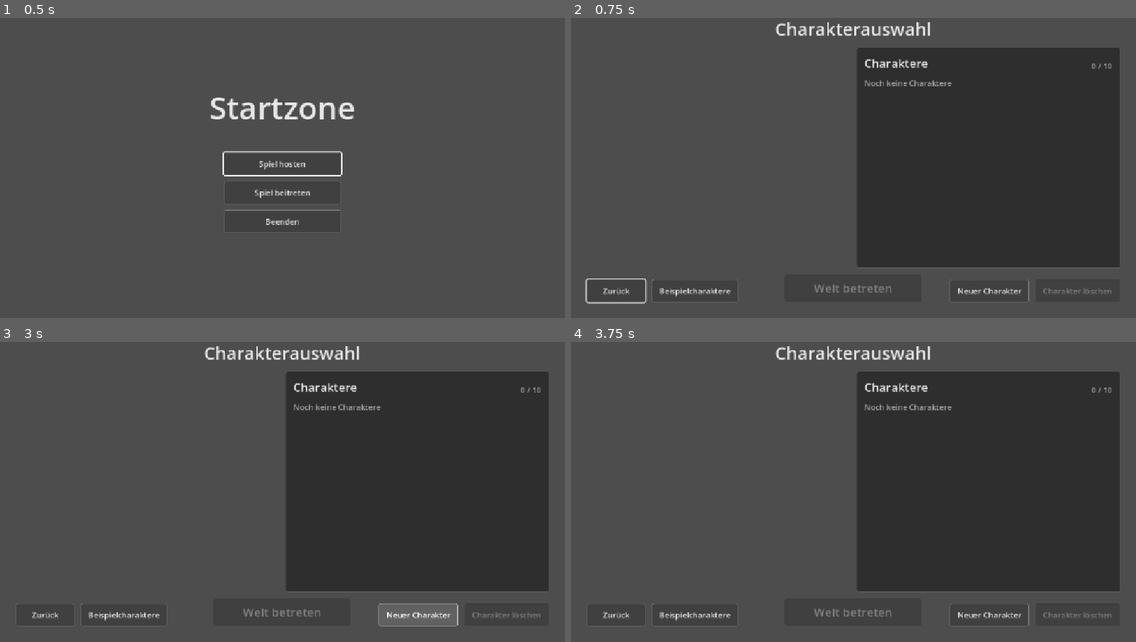
Above: before the commit, frames 1-4 (two rows, left to right).
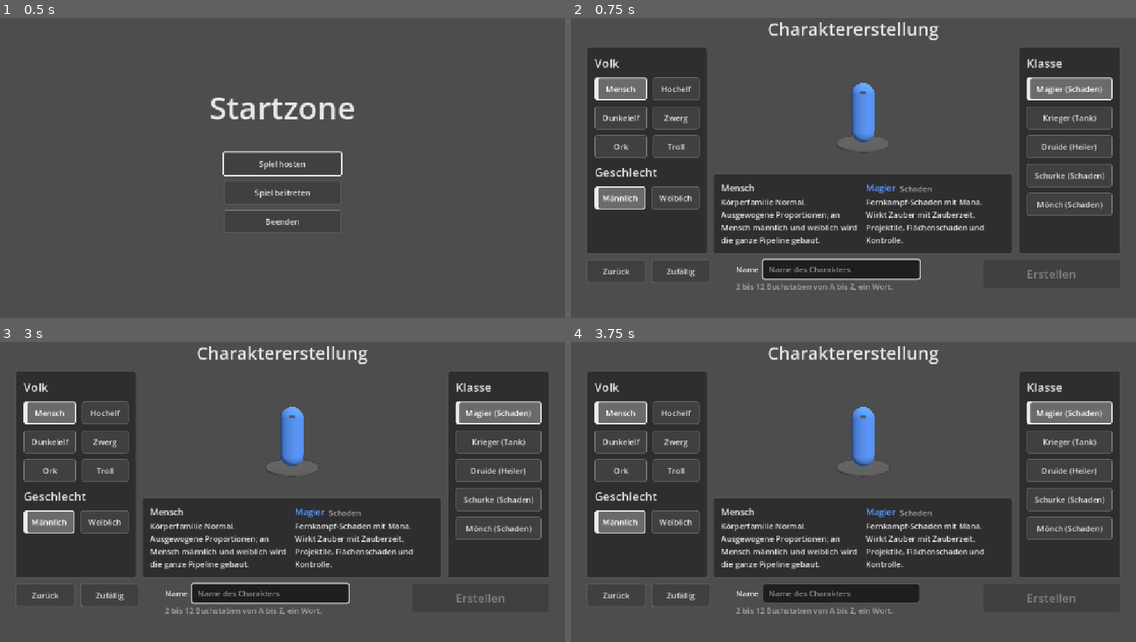
Above: after the commit, the same moments.

Repository: As94tt/WoM
Game: Godot game, scene res://scenes/ui/main_menu.tscn
Two runs of this game, one before a commit and one after it. Both use one fixed random seed, a clock stepped at 60 frames per second and the inputs below.
Inputs (mouse positions are in pixels of both pictures, inside the frame that each line leads up to):
- Up to frame 1 (0.5 s): no input
- Up to frame 2 (0.75 s): click "Spiel beitreten" at 0.5 s
- Up to frame 3 (3 s): click "Zurück" at 1.25 s; click "Spiel beitreten" at 2 s; click (418, 615) at 2.75 s, where only the run before the commit has a clickable "Neuer Charakter"
- Up to frame 4 (3.75 s): click (621, 522) at 3.5 s, where only the run after the commit has a clickable "Männlich"

Frame 1 is identical in both runs. In frame 2, 38% of the frame differs, in the area x 2-98%, y 1-96%; in frame 3, 38%, in the area x 2-98%, y 1-95%; in frame 4, 37%.

Commit message:
Charaktererstellung mit Volk, Geschlecht, Klasse, Name und Weiterleitung aus der Auswahl (#8)
Co-Authored-By: Claude Opus 5.5 <noreply@anthropic.com>

Diff:
--- a/game/assets/ui/theme.tres
+++ b/game/assets/ui/theme.tres
@@ -203,12 +203,23 @@
 default_font_size = 16
 ButtonRow/base_type = &"HBoxContainer"
 ButtonRow/constants/separation = 12
+ChoiceButton/base_type = &"Button"
+ChoiceButton/colors/font_hover_pressed_color = Color(1, 1, 1, 1)
+ChoiceButton/colors/font_pressed_color = Color(1, 1, 1, 1)
+ChoiceButton/styles/hover_pressed = SubResource("StyleBoxFlat_list_entry_selected")
+ChoiceButton/styles/pressed = SubResource("StyleBoxFlat_list_entry_selected")
+ChoiceGrid/base_type = &"GridContainer"
+ChoiceGrid/constants/h_separation = 12
+ChoiceGrid/constants/v_separation = 12
 DialogPanel/base_type = &"PanelContainer"
 DialogPanel/styles/panel = SubResource("StyleBoxFlat_dialog_panel")
 DimOverlay/base_type = &"Panel"
 DimOverlay/styles/panel = SubResource("StyleBoxFlat_dim_overlay")
 EnterWorldButton/base_type = &"Button"
 EnterWorldButton/font_sizes/font_size = 24
+ErrorText/base_type = &"Label"
+ErrorText/colors/font_color = Color(1, 1, 1, 1)
+ErrorText/font_sizes/font_size = 16
 HintText/base_type = &"Label"
 HintText/colors/font_color = Color(0.65, 0.65, 0.65, 1)
 HintText/font_sizes/font_size = 16
--- /dev/null
+++ b/game/scenes/ui/character_creation.tscn
@@ -0,0 +1,226 @@
+[gd_scene format=3]
+
+[ext_resource type="Script" path="res://scripts/ui/character_creation.gd" id="1_creation"]
+[ext_resource type="PackedScene" path="res://scenes/ui/character_preview.tscn" id="2_preview"]
+
+[node name="CharacterCreation" type="Control"]
+layout_mode = 3
+anchors_preset = 15
+anchor_right = 1.0
+anchor_bottom = 1.0
+grow_horizontal = 2
+grow_vertical = 2
+script = ExtResource("1_creation")
+
+[node name="Layout" type="MarginContainer" parent="."]
+layout_mode = 1
+anchors_preset = 15
+anchor_right = 1.0
+anchor_bottom = 1.0
+grow_horizontal = 2
+grow_vertical = 2
+theme_type_variation = &"ScreenMargin"
+
+[node name="Rows" type="VBoxContainer" parent="Layout"]
+layout_mode = 2
+theme_type_variation = &"ButtonList"
+
+[node name="TitleLabel" type="Label" parent="Layout/Rows"]
+layout_mode = 2
+theme_type_variation = &"ScreenTitle"
+text = "Charaktererstellung"
+horizontal_alignment = 1
+
+[node name="Columns" type="HBoxContainer" parent="Layout/Rows"]
+layout_mode = 2
+size_flags_vertical = 3
+theme_type_variation = &"ButtonRow"
+
+[node name="LeftPanel" type="PanelContainer" parent="Layout/Rows/Columns"]
+layout_mode = 2
+
+[node name="LeftRows" type="VBoxContainer" parent="Layout/Rows/Columns/LeftPanel"]
+layout_mode = 2
+theme_type_variation = &"ButtonList"
+
+[node name="RaceTitle" type="Label" parent="Layout/Rows/Columns/LeftPanel/LeftRows"]
+layout_mode = 2
+theme_type_variation = &"WindowTitle"
+text = "Volk"
+
+[node name="RaceGrid" type="GridContainer" parent="Layout/Rows/Columns/LeftPanel/LeftRows"]
+unique_name_in_owner = true
+layout_mode = 2
+theme_type_variation = &"ChoiceGrid"
+columns = 2
+
+[node name="GenderTitle" type="Label" parent="Layout/Rows/Columns/LeftPanel/LeftRows"]
+layout_mode = 2
+theme_type_variation = &"WindowTitle"
+text = "Geschlecht"
+
+[node name="GenderRow" type="HBoxContainer" parent="Layout/Rows/Columns/LeftPanel/LeftRows"]
+layout_mode = 2
+theme_type_variation = &"ButtonRow"
+
+[node name="MaleButton" type="Button" parent="Layout/Rows/Columns/LeftPanel/LeftRows/GenderRow"]
+unique_name_in_owner = true
+layout_mode = 2
+size_flags_horizontal = 3
+theme_type_variation = &"ChoiceButton"
+toggle_mode = true
+action_mode = 0
+text = "Männlich"
+
+[node name="FemaleButton" type="Button" parent="Layout/Rows/Columns/LeftPanel/LeftRows/GenderRow"]
+unique_name_in_owner = true
+layout_mode = 2
+size_flags_horizontal = 3
+theme_type_variation = &"ChoiceButton"
+toggle_mode = true
+action_mode = 0
+text = "Weiblich"
+
+[node name="Center" type="VBoxContainer" parent="Layout/Rows/Columns"]
+layout_mode = 2
+size_flags_horizontal = 3
+theme_type_variation = &"ButtonList"
+
+[node name="Preview" parent="Layout/Rows/Columns/Center" instance=ExtResource("2_preview")]
+unique_name_in_owner = true
+custom_minimum_size = Vector2(200, 200)
+layout_mode = 2
+size_flags_vertical = 3
+tooltip_text = "Mit gedrückter linker Maustaste ziehen, um das Modell zu drehen."
+
+[node name="InfoPanel" type="PanelContainer" parent="Layout/Rows/Columns/Center"]
+custom_minimum_size = Vector2(0, 164)
+layout_mode = 2
+
+[node name="InfoColumns" type="HBoxContainer" parent="Layout/Rows/Columns/Center/InfoPanel"]
+layout_mode = 2
+theme_type_variation = &"ButtonRow"
+
+[node name="RaceInfo" type="VBoxContainer" parent="Layout/Rows/Columns/Center/InfoPanel/InfoColumns"]
+layout_mode = 2
+size_flags_horizontal = 3
+
+[node name="RaceNameLabel" type="Label" parent="Layout/Rows/Columns/Center/InfoPanel/InfoColumns/RaceInfo"]
+unique_name_in_owner = true
+layout_mode = 2
+theme_type_variation = &"Subtitle"
+text = "Volk"
+
+[node name="RaceDescription" type="Label" parent="Layout/Rows/Columns/Center/InfoPanel/InfoColumns/RaceInfo"]
+unique_name_in_owner = true
+layout_mode = 2
+theme_type_variation = &"BodyText"
+autowrap_mode = 3
+
+[node name="ClassInfo" type="VBoxContainer" parent="Layout/Rows/Columns/Center/InfoPanel/InfoColumns"]
+layout_mode = 2
+size_flags_horizontal = 3
+
+[node name="ClassHeader" type="HBoxContainer" parent="Layout/Rows/Columns/Center/InfoPanel/InfoColumns/ClassInfo"]
+layout_mode = 2
+theme_type_variation = &"InlineRow"
+
+[node name="ClassNameLabel" type="Label" parent="Layout/Rows/Columns/Center/InfoPanel/InfoColumns/ClassInfo/ClassHeader"]
+unique_name_in_owner = true
+layout_mode = 2
+theme_type_variation = &"Subtitle"
+text = "Klasse"
+
+[node name="ClassRoleLabel" type="Label" parent="Layout/Rows/Columns/Center/InfoPanel/InfoColumns/ClassInfo/ClassHeader"]
+unique_name_in_owner = true
+layout_mode = 2
+size_flags_vertical = 8
+theme_type_variation = &"HintText"
+text = "Rolle"
+
+[node name="ClassDescription" type="Label" parent="Layout/Rows/Columns/Center/InfoPanel/InfoColumns/ClassInfo"]
+unique_name_in_owner = true
+layout_mode = 2
+theme_type_variation = &"BodyText"
+autowrap_mode = 3
+
+[node name="RightPanel" type="PanelContainer" parent="Layout/Rows/Columns"]
+layout_mode = 2
+
+[node name="RightRows" type="VBoxContainer" parent="Layout/Rows/Columns/RightPanel"]
+layout_mode = 2
+theme_type_variation = &"ButtonList"
+
+[node name="ClassTitle" type="Label" parent="Layout/Rows/Columns/RightPanel/RightRows"]
+layout_mode = 2
+theme_type_variation = &"WindowTitle"
+text = "Klasse"
+
+[node name="ClassList" type="VBoxContainer" parent="Layout/Rows/Columns/RightPanel/RightRows"]
+unique_name_in_owner = true
+layout_mode = 2
+theme_type_variation = &"ButtonList"
+
+[node name="BottomBar" type="HBoxContainer" parent="Layout/Rows"]
+layout_mode = 2
+theme_type_variation = &"ButtonRow"
+
+[node name="BottomLeft" type="HBoxContainer" parent="Layout/Rows/BottomBar"]
+layout_mode = 2
+size_flags_horizontal = 3
+theme_type_variation = &"ButtonRow"
+
+[node name="BackButton" type="Button" parent="Layout/Rows/BottomBar/BottomLeft"]
+unique_name_in_owner = true
+custom_minimum_size = Vector2(120, 0)
+layout_mode = 2
+size_flags_vertical = 0
+text = "Zurück"
+
+[node name="RandomButton" type="Button" parent="Layout/Rows/BottomBar/BottomLeft"]
+unique_name_in_owner = true
+custom_minimum_size = Vector2(120, 0)
+layout_mode = 2
+size_flags_vertical = 0
+tooltip_text = "Würfelt Volk, Geschlecht und Klasse. Der Name bleibt erhalten."
+text = "Zufällig"
+
+[node name="NameColumn" type="VBoxContainer" parent="Layout/Rows/BottomBar"]
+layout_mode = 2
+
+[node name="NameRow" type="HBoxContainer" parent="Layout/Rows/BottomBar/NameColumn"]
+layout_mode = 2
+theme_type_variation = &"InlineRow"
+
+[node name="NameTitle" type="Label" parent="Layout/Rows/BottomBar/NameColumn/NameRow"]
+layout_mode = 2
+text = "Name"
+
+[node name="NameInput" type="LineEdit" parent="Layout/Rows/BottomBar/NameColumn/NameRow"]
+unique_name_in_owner = true
+custom_minimum_size = Vector2(320, 0)
+layout_mode = 2
+placeholder_text = "Name des Charakters"
+
+[node name="MessageLabel" type="Label" parent="Layout/Rows/BottomBar/NameColumn"]
+unique_name_in_owner = true
+custom_minimum_size = Vector2(480, 44)
+layout_mode = 2
+theme_type_variation = &"HintText"
+text = "2 bis 12 Buchstaben von A bis Z, ein Wort."
+autowrap_mode = 3
+
+[node name="BottomRight" type="HBoxContainer" parent="Layout/Rows/BottomBar"]
+layout_mode = 2
+size_flags_horizontal = 3
+alignment = 2
+theme_type_variation = &"ButtonRow"
+
+[node name="CreateButton" type="Button" parent="Layout/Rows/BottomBar/BottomRight"]
+unique_name_in_owner = true
+custom_minimum_size = Vector2(280, 0)
+layout_mode = 2
+size_flags_vertical = 0
+theme_type_variation = &"EnterWorldButton"
+disabled = true
+text = "Erstellen"
--- /dev/null
+++ b/game/scripts/ui/character_creation.gd
@@ -0,0 +1,238 @@
+extends Control
+## Charaktererstellung (Ticket #8). Volk, Geschlecht und Klasse wählen, Namen
+## eingeben, Charakter in user://characters/ speichern. Völker und Klassen
+## kommen aus GameData (res://data/), die Buttons dafür werden zur Laufzeit
+## gebaut; ein neues .tres erscheint ohne Code-Änderung.
+## Rein lokal: läuft vor dem Hosten oder Beitreten, nichts wird synchronisiert.
+
+const CHARACTER_SELECT_SCENE := "res://scenes/ui/character_select.tscn"
+const MAIN_MENU_SCENE := "res://scenes/ui/main_menu.tscn"
+
+const MSG_RULES := "2 bis 12 Buchstaben von A bis Z, ein Wort."
+const MSG_FULL := "Du hast bereits die Höchstzahl an Charakteren."
+const MSG_SAVE_FAILED := "Der Charakter konnte nicht gespeichert werden."
+
+var _races: Array[RaceData] = []
+var _classes: Array[ClassData] = []
+var _race_buttons: Array[Button] = []
+var _class_buttons: Array[Button] = []
+var _race_group := ButtonGroup.new()
+var _gender_group := ButtonGroup.new()
+var _class_group := ButtonGroup.new()
+
+var _race: RaceData = null
+var _gender: CharacterData.Gender = CharacterData.Gender.MALE
+var _class: ClassData = null
+## Namen der eigenen Charaktere beim Öffnen (für die Prüfung auf doppelt).
+var _existing_names: Array[String] = []
+
+@onready var _preview: CharacterPreview = %Preview
+@onready var _name_input: LineEdit = %NameInput
+@onready var _message: Label = %MessageLabel
+
+
+func _ready() -> void:
+	_races = GameData.get_races()
+	_classes = GameData.get_classes()
+	for c in CharacterStore.list_all():
+		_existing_names.append(c.character_name)
+
+	_build_race_buttons()
+	_build_class_buttons()
+	%MaleButton.button_group = _gender_group
+	%FemaleButton.button_group = _gender_group
+	%MaleButton.toggled.connect(func(on: bool) -> void:
+		if on: _set_gender(CharacterData.Gender.MALE))
+	%FemaleButton.toggled.connect(func(on: bool) -> void:
+		if on: _set_gender(CharacterData.Gender.FEMALE))
+
+	_name_input.text_changed.connect(_on_name_changed)
+	_name_input.text_submitted.connect(func(_t: String) -> void: _on_create_pressed())
+	%RandomButton.pressed.connect(_on_random_pressed)
+	%CreateButton.pressed.connect(_on_create_pressed)
+	%BackButton.pressed.connect(_on_back_pressed)
+
+	# Startzustand: erstes Volk, männlich, erste Klasse (GDD-Reihenfolge),
+	# Name leer, „Erstellen“ deaktiviert.
+	_select(0, CharacterData.Gender.MALE, 0)
+	_validate_name()
+	_name_input.grab_focus()
+
+
+func _unhandled_input(event: InputEvent) -> void:
+	if event.is_action_pressed("ui_cancel"):
+		get_viewport().set_input_as_handled()
+		_on_back_pressed()
+
+
+func _build_race_buttons() -> void:
+	for i in _races.size():
+		var race := _races[i]
+		var button := _make_choice_button(race.display_name, _race_group)
+		button.toggled.connect(func(on: bool) -> void:
+			if on: _set_race(race))
+		%RaceGrid.add_child(button)
+		_race_buttons.append(button)
+	if _races.is_empty():
+		push_warning("CharacterCreation: Keine Völker in %s gefunden." % GameData.RACES_DIR)
+
+
+func _build_class_buttons() -> void:
+	for i in _classes.size():
+		var class_data := _classes[i]
+		var label := "%s (%s)" % [class_data.display_name, class_data.role_name]
+		var button := _make_choice_button(label, _class_group)
+		button.toggled.connect(func(on: bool) -> void:
+			if on: _set_class(class_data))
+		%ClassList.add_child(button)
+		_class_buttons.append(button)
+	if _classes.is_empty():
+		push_warning("CharacterCreation: Keine Klassen in %s gefunden." % GameData.CLASSES_DIR)
+
+
+## Auswahlbutton aus dem Theme (Variation ChoiceButton): umschaltbar, in einer
+## ButtonGroup, die Auswahl ist der Zustand „gedrückt“.
+func _make_choice_button(text: String, group: ButtonGroup) -> Button:
+	var button := Button.new()
+	button.text = text
+	button.theme_type_variation = &"ChoiceButton"
+	button.toggle_mode = true
+	button.action_mode = BaseButton.ACTION_MODE_BUTTON_PRESS
+	button.button_group = group
+	button.size_flags_horizontal = Control.SIZE_EXPAND_FILL
+	return button
+
+
+## Setzt Volk, Geschlecht und Klasse über die Buttons (Index in den Listen).
+func _select(race_index: int, gender: CharacterData.Gender, class_index: int) -> void:
+	if race_index >= 0 and race_index < _race_buttons.size():
+		_race_buttons[race_index].button_pressed = true
+	if gender == CharacterData.Gender.MALE:
+		%MaleButton.button_pressed = true
+	else:
+		%FemaleButton.button_pressed = true
+	if class_index >= 0 and class_index < _class_buttons.size():
+		_class_buttons[class_index].button_pressed = true
+	# button_pressed löst toggled nur bei einer Änderung aus; Anzeige daher
+	# immer einmal aktualisieren.
+	_update_info()
+	_update_preview()
+
+
+func _set_race(race: RaceData) -> void:
+	_race = race
+	_update_info()
+	_update_preview()
+
+
+func _set_gender(gender: CharacterData.Gender) -> void:
+	_gender = gender
+	_update_preview()
+
+
+func _set_class(class_data: ClassData) -> void:
+	_class = class_data
+	_update_info()
+	_update_preview()
+
+
+func _update_info() -> void:
+	%RaceNameLabel.text = _race.display_name if _race != null else ""
+	%RaceDescription.text = _race.description if _race != null else ""
+	if _class != null:
+		%ClassNameLabel.text = _class.display_name
+		# Klassenfarbe kommt aus den Daten (ClassData.color), nicht aus dem
+		# Theme. Einzige Ausnahme von „keine Farben im Code“, siehe UI-Styleguide.
+		%ClassNameLabel.add_theme_color_override("font_color", _class.color)
+		%ClassRoleLabel.text = _class.role_name
+		%ClassDescription.text = _class.description
+	else:
+		%ClassNameLabel.text = ""
+		%ClassRoleLabel.text = ""
+		%ClassDescription.text = ""
+
+
+func _update_preview() -> void:
+	var shown_name := ""
+	if CharacterNameValidator.is_plain_letters(_name_input.text):
+		shown_name = CharacterNameValidator.normalize(_name_input.text)
+	_preview.show_appearance(_race, _gender, shown_name, _class)
+
+
+## Normalisiert die Eingabe sofort (erster Buchstabe groß, Rest klein) und
+## prüft sie. Die Schreibmarke bleibt an ihrer Stelle.
+func _on_name_changed(text: String) -> void:
+	var normalized := CharacterNameValidator.normalize(text)
+	if normalized != text:
+		var caret := _name_input.caret_column
+		_name_input.text = normalized
+		_name_input.caret_column = caret
+	_validate_name()
+	_update_preview()
+
+
+## Prüft Name und Auswahl, zeigt Hinweis oder Fehlermeldung und schaltet
+## „Erstellen“. Gibt true zurück, wenn erstellt werden darf.
+func _validate_name() -> bool:
+	var text := _name_input.text
+	var error := ""
+	if text.is_empty():
+		_show_message(MSG_RULES, false)
+	else:
+		error = CharacterNameValidator.validate(text, _existing_names)
+		if error.is_empty() and _existing_names.size() >= CharacterStore.MAX_CHARACTERS:
+			error = MSG_FULL
+		if error.is_empty():
+			_show_message(MSG_RULES, false)
+		else:
+			_show_message(error, true)
+	var ok := not text.is_empty() and error.is_empty() and _race != null and _class != null
+	%CreateButton.disabled = not ok
+	return ok
+
+
+## Zeigt einen Hinweis (HintText) oder eine Fehlermeldung (ErrorText). Die
+## Meldung steht immer als Text da, nicht nur als Farbe.
+func _show_message(text: String, is_error: bool) -> void:
+	_message.text = text
+	_message.theme_type_variation = &"ErrorText" if is_error else &"HintText"
+
+
+func _on_random_pressed() -> void:
+	var gender := CharacterData.Gender.MALE if randi() % 2 == 0 else CharacterData.Gender.FEMALE
+	var race_index := randi() % _races.size() if not _races.is_empty() else -1
+	var class_index := randi() % _classes.size() if not _classes.is_empty() else -1
+	_select(race_index, gender, class_index)
+
+
+func _on_create_pressed() -> void:
+	if not _validate_name():
+		return
+	var character_name := CharacterNameValidator.normalize(_name_input.text)
+	# Ein zweites Spielfenster könnte inzwischen denselben Namen angelegt haben.
+	if CharacterStore.name_exists(character_name):
+		_existing_names.append(character_name)
+		_validate_name()
+		return
+	var c := CharacterData.new()
+	c.character_name = character_name
+	c.race_id = _race.id
+	c.gender = _gender
+	c.class_id = _class.id
+	c.level = 1
+	# Als zuletzt gespielt markieren, damit die Charakterauswahl ihn auswählt.
+	c.last_played = int(Time.get_unix_time_from_system())
+	if CharacterStore.save(c) != OK:
+		_show_message(MSG_SAVE_FAILED, true)
+		return
+	get_tree().change_scene_to_file(CHARACTER_SELECT_SCENE)
+
+
+## Verwirft alles. Ohne gespeicherte Charaktere geht es zum Hauptmenü, sonst
+## zurück zur Charakterauswahl.
+func _on_back_pressed() -> void:
+	if CharacterStore.count() == 0:
+		GameSession.reset()
+		get_tree().change_scene_to_file(MAIN_MENU_SCENE)
+	else:
+		get_tree().change_scene_to_file(CHARACTER_SELECT_SCENE)
--- a/game/scripts/ui/character_select.gd
+++ b/game/scripts/ui/character_select.gd
@@ -8,6 +8,7 @@
 const CHARACTER_ENTRY := preload("res://scenes/ui/character_entry.tscn")
 const TEST_WORLD_SCENE := "res://scenes/test_world.tscn"
 const MAIN_MENU_SCENE := "res://scenes/ui/main_menu.tscn"
+const CHARACTER_CREATION_SCENE := "res://scenes/ui/character_creation.tscn"
 
 var _group := ButtonGroup.new()
 var _entries: Array[CharacterEntry] = []
@@ -28,6 +29,10 @@
 	# Entwicklerhilfe nur in Debug-Builds (Editor und Debug-Export).
 	%SampleButton.visible = OS.is_debug_build()
 	_reload()
+	# Ohne Charaktere direkt zur Erstellung (#8). Nur beim Öffnen, nicht nach
+	# dem Löschen des letzten Charakters.
+	if _entries.is_empty():
+		_open_creation.call_deferred()
 
 
 ## Baut die Liste neu auf und wählt einen Eintrag aus: den mit dem Namen
@@ -123,8 +128,13 @@
 
 
 func _on_new_pressed() -> void:
-	# Verdrahtung in #8 (Charaktererstellung). Bis dahin ohne Wirkung.
-	pass
+	if _entries.size() >= CharacterStore.MAX_CHARACTERS:
+		return
+	_open_creation()
+
+
+func _open_creation() -> void:
+	get_tree().change_scene_to_file(CHARACTER_CREATION_SCENE)
 
 
 func _on_sample_pressed() -> void:
Not shown, added: game/scripts/ui/character_creation.gd.uid
